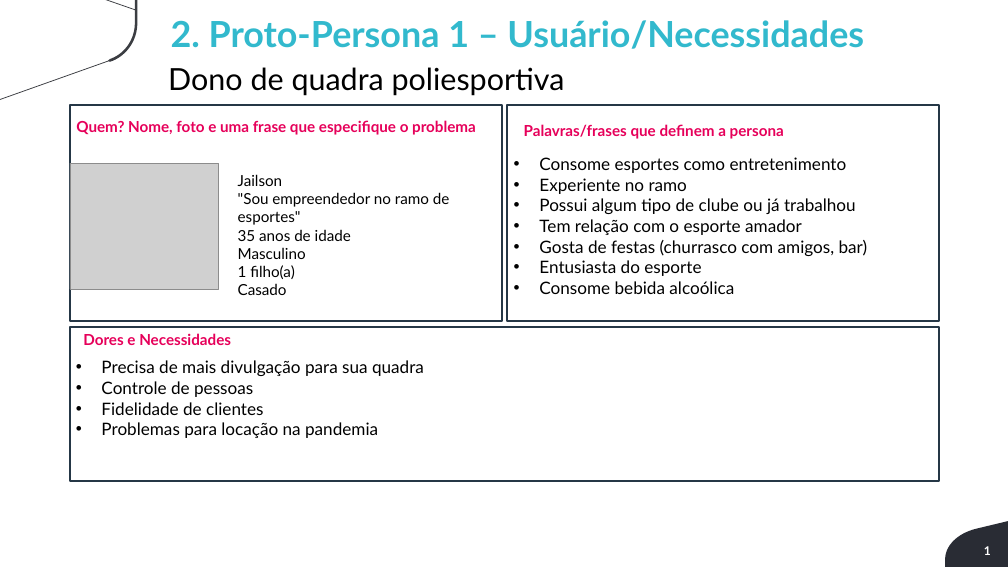
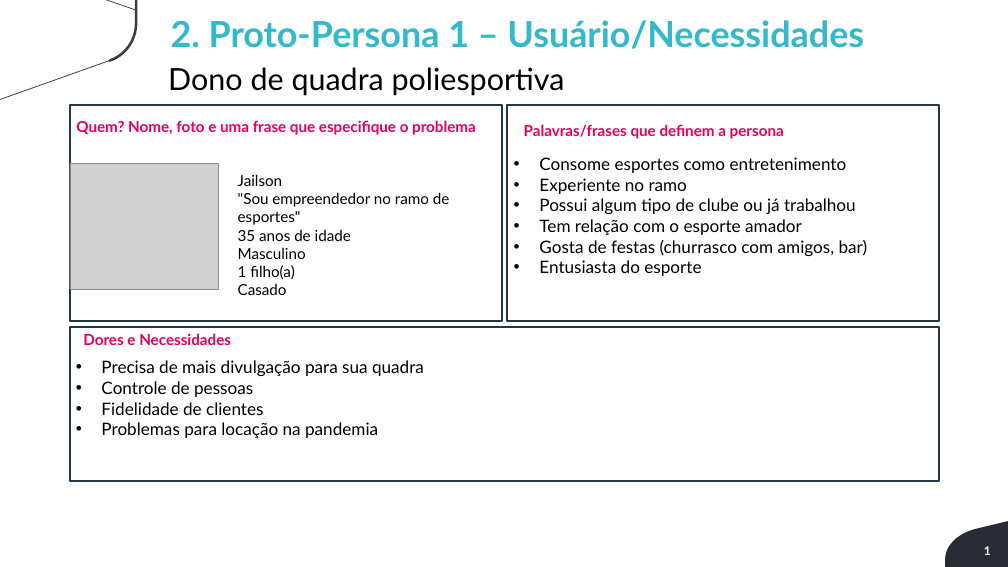
Before and after one commit to luizberto/grupo3-provisorio, a slide deck: slide 2 of Documentação/Sprint 1 - Entregavel do Projeto - v2 - Aluno (2) (1).pptx (slide 1 before the commit). Drawn at 1008x567 pixels with LibreOffice and Linux fonts; fonts in the diff are those of the drawing; grey boxes stand for pictures; background and template pictures are left out. Boxes give left, top, right and bottom in pixels: in the first picture for what was removed or moved away, otherwise in the second. Text is boxed around its words. In the diff, an @@ line names an element or a change of style, - is before the commit and + after.

```diff
--- a/Documentação/Sprint 1 - Entregavel do Projeto - v2 - Aluno (2) (1).pptx
+++ b/Documentação/Sprint 1 - Entregavel do Projeto - v2 - Aluno (2) (1).pptx
@@ text at [539,281,734,294]: paragraph removed @@
-• Consome bebida alcoólica
```
Also in this commit, not shown: 1 other slide changed, 4 slides added.
